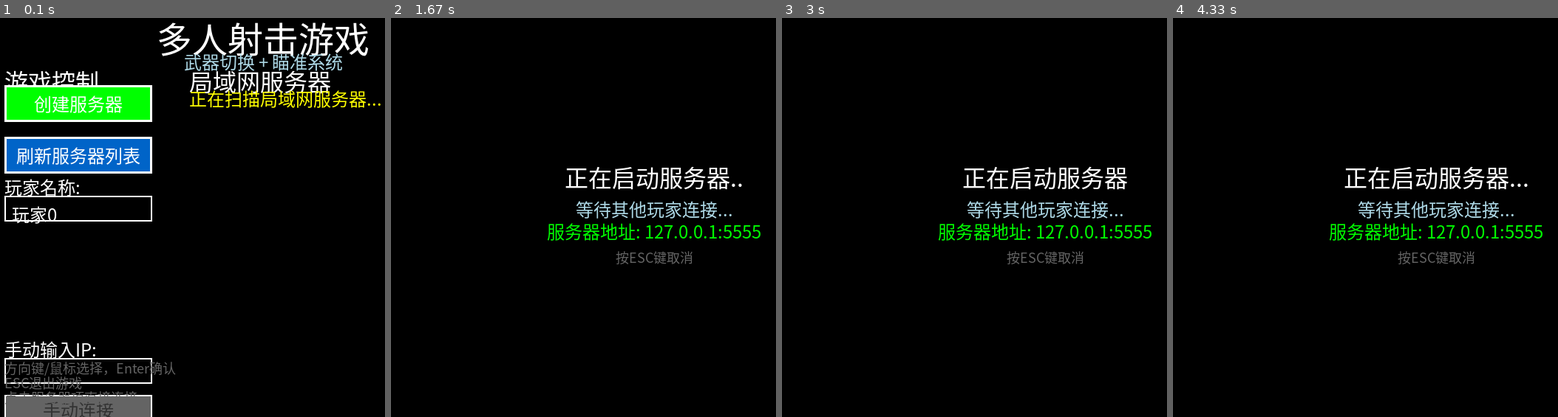
Above: before the commit, frames 1-4 (left to right).
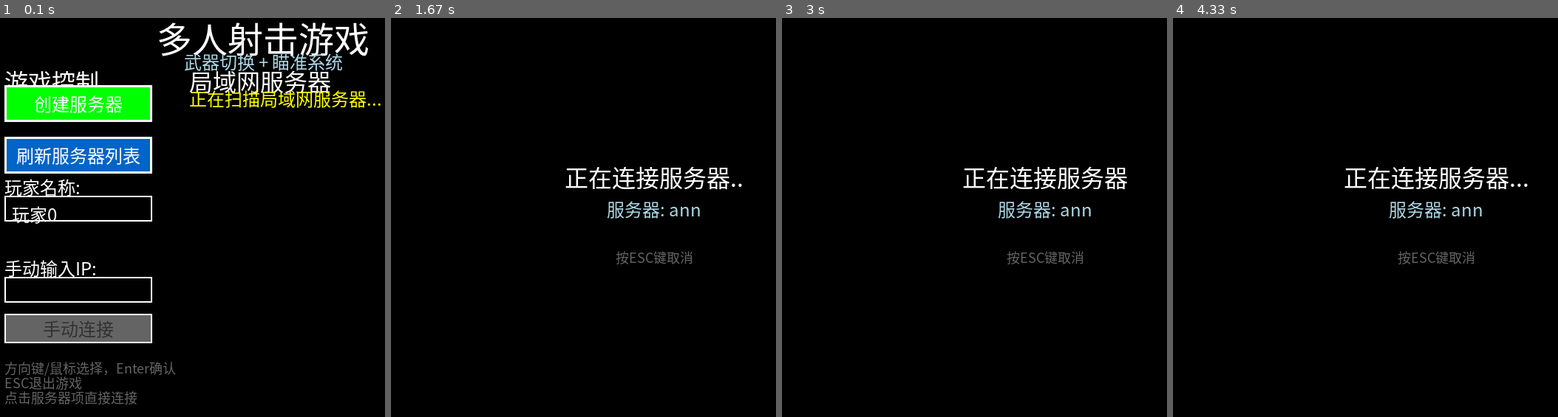
Above: after the commit, the same moments.

Repository: 123456Zhe/zd-2d-gunfight
Game: pygame game, started from main.py
Same seed, same stepped clock (60 frames per second), same inputs: the game is played once before the commit and once after it.
Inputs (mouse positions are in pixels of both pictures, inside the frame that each line leads up to):
- Up to frame 1 (0.1 s): no input
- Up to frame 2 (1.67 s): click (468, 289) at 0.38 s; type "ann" at 0.67 s; tap Enter at 1 s
- Up to frame 3 (3 s): no input
- Up to frame 4 (4.33 s): no input

The runs differ from the first frame. In frame 1, 6.1% of the frame differs, in the area x 1-40%, y 60-100%; in frame 2, 2.1%; in frame 3, 2.1%; in frame 4, 2.1%.

Commit message:
Add files via upload

Diff:
--- a/main.py
+++ b/main.py
@@ -2332,8 +2332,6 @@
         selected_option = 0  # 0=创建服务器, 1=加入游戏, 2=刷新服务器
         name_input_text = "玩家" + str(int(time.time() * 1000) % 10000)
         name_input_active = False
-        server_name_input_text = "默认服务器"
-        server_name_input_active = False
         input_text = ""
         input_active = False
 
@@ -2350,9 +2348,8 @@
         button_create = pygame.Rect(50, start_y, button_width, button_height)
         button_refresh = pygame.Rect(50, start_y + button_height + button_spacing, button_width, button_height)
         name_input_box = pygame.Rect(50, start_y + (button_height + button_spacing) * 2 + 10, button_width, 35)
-        server_name_input_box = pygame.Rect(50, start_y + (button_height + button_spacing) * 3 + 50, button_width, 35)
-        input_box = pygame.Rect(50, start_y + (button_height + button_spacing) * 4 + 90, button_width, 35)
-        button_connect = pygame.Rect(50, start_y + (button_height + button_spacing) * 4 + 140, button_width, 40)
+        input_box = pygame.Rect(50, start_y + (button_height + button_spacing) * 3 + 50, button_width, 35)
+        button_connect = pygame.Rect(50, start_y + (button_height + button_spacing) * 3 + 100, button_width, 40)
 
         # 服务器列表区域
         server_list_x = 300
@@ -2380,7 +2377,7 @@
                     elif event.key == K_RETURN:
                         if selected_option == 0:
                             # 创建服务器
-                            self.connection_info = {'is_server': True, 'server_name': server_name_input_text}
+                            self.connection_info = {'is_server': True}
                             self.state = "CONNECTING"
                             self.connecting_start_time = time.time()
                             return
@@ -2408,12 +2405,6 @@
                         else:
                             if len(name_input_text) < 20:
                                 name_input_text += event.unicode
-                    elif server_name_input_active:
-                        if event.key == K_BACKSPACE:
-                            server_name_input_text = server_name_input_text[:-1]
-                        else:
-                            if len(server_name_input_text) < 30:
-                                server_name_input_text += event.unicode
                     elif input_active:
                         if event.key == K_BACKSPACE:
                             input_text = input_text[:-1]
@@ -2424,9 +2415,8 @@
                     if button_create.collidepoint(event.pos):
                         selected_option = 0
                         input_active = False
-                        server_name_input_active = False
                         # 创建服务器
-                        self.connection_info = {'is_server': True, 'server_name': server_name_input_text}
+                        self.connection_info = {'is_server': True}
                         self.state = "CONNECTING"
                         self.connecting_start_time = time.time()
                         return
@@ -2434,23 +2424,15 @@
                         selected_option = 2
                         input_active = False
                         name_input_active = False
-                        server_name_input_active = False
                         # 刷新服务器列表
                         self.start_server_scan()
                     elif name_input_box.collidepoint(event.pos):
                         name_input_active = True
                         input_active = False
-                        server_name_input_active = False
                         selected_option = 1
-                    elif server_name_input_box.collidepoint(event.pos):
-                        server_name_input_active = True
-                        input_active = False
-                        name_input_active = False
-                        selected_option = 0
                     elif input_box.collidepoint(event.pos):
                         input_active = True
                         name_input_active = False
-                        server_name_input_active = False
                         selected_option = 1
                     elif button_connect.collidepoint(event.pos) and input_text.strip():
                         # 手动连接按钮
@@ -2716,8 +2698,7 @@
             if not self.network_manager:
                 # 初始化网络管理器
                 if self.connection_info['is_server']:
-                    server_name = self.connection_info.get('server_name', '默认服务器')
-                    self.network_manager = NetworkManager(is_server=True, server_name=server_name, game_instance=self)
+                    self.network_manager = NetworkManager(is_server=True, game_instance=self)
                 else:
                     self.network_manager = NetworkManager(
                         is_server=False,
--- a/network.py
+++ b/network.py
@@ -8,9 +8,8 @@
 
 class NetworkManager:
     """网络管理类，处理客户端和服务器的网络通信"""
-    def __init__(self, is_server=False, server_name="默认服务器"):
+    def __init__(self, is_server=False):
         self.is_server = is_server
-        self.server_name = server_name  # 服务器名称
         self.socket = socket.socket(socket.AF_INET, socket.SOCK_DGRAM)
         self.socket.settimeout(0.1)  # 设置超时时间
 
@@ -147,7 +146,6 @@
         response = {
             "type": "connect_response",
             "client_id": client_id,
-            "server_name": self.server_name,
             "server_time": time.time()
         }
         self.send_message(response, addr)
